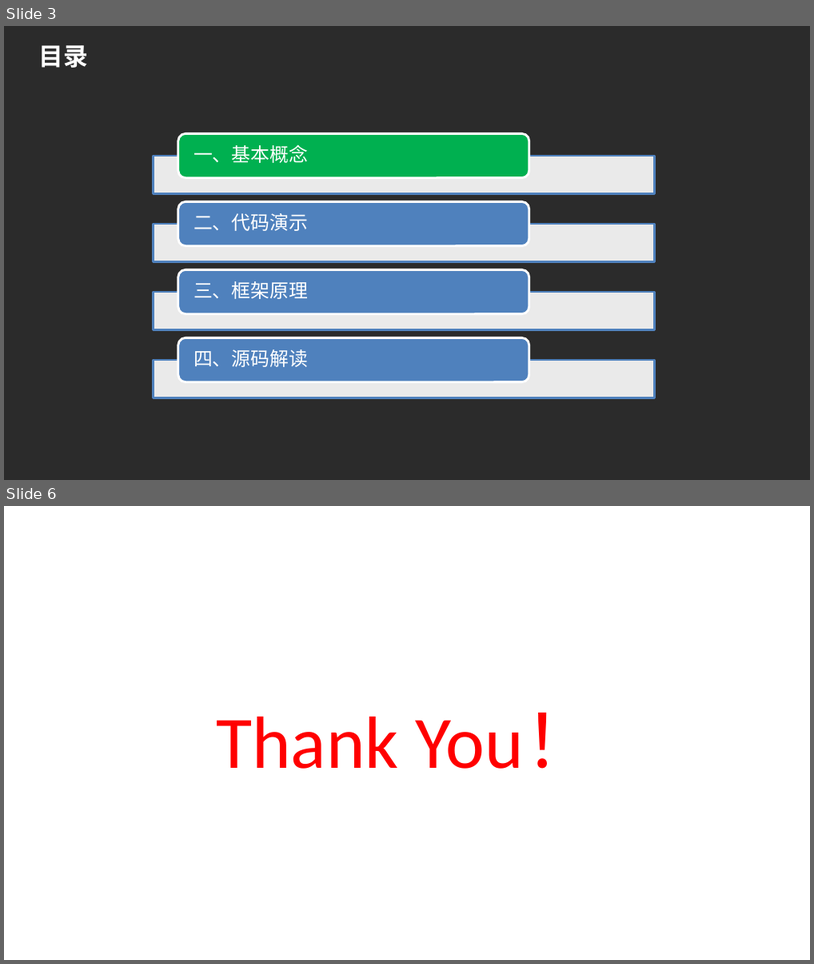
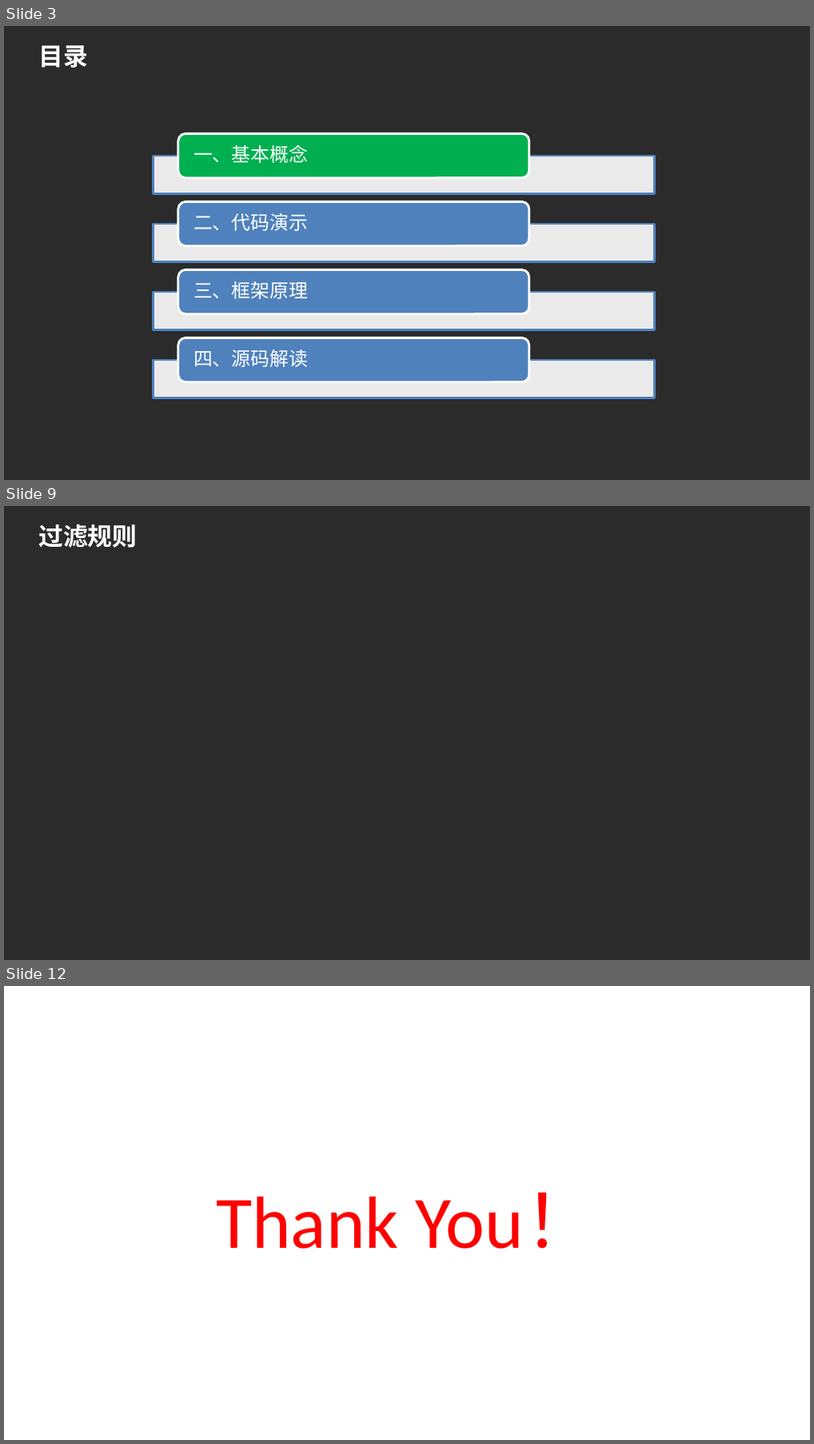
Before and after one commit to hlniceguy/spring-cloud-demo, a slide deck: doc/Spring Cloud Zuul.pptx. Shown one above the other, each under a label of ours: slides 3 and 6 before the commit, slides 3, 9 and 12 after it; the slides between them are not shown. The pictures are 814x964 and 814x1444 pixels, drawn with LibreOffice and Linux fonts; fonts in the diff are those of the drawing; background and template pictures are left out; a plain dark background stands for a picture behind light text. Boxes give left, top, right and bottom in pixels: in the first picture for what was removed or moved away, otherwise in the second. Text is boxed around its words. In the diff, an @@ line names an element or a change of style, - is before the commit and + after.

```diff
--- a/doc/Spring Cloud Zuul.pptx
+++ b/doc/Spring Cloud Zuul.pptx
@@ slide 9 added at (x1=4, y1=506, x2=810, y2=960), background picture (left out) @@
@@ title added at (x1=38, y1=524, x2=137, y2=548), 22 pt, text #FFFFFF, bold @@
+过滤规则
@@ what was slide 6 is now slide 12 @@
```
Also in this commit, not shown: 1 slide changed, 6 other slides added, 1 slide removed, 7 other files.
